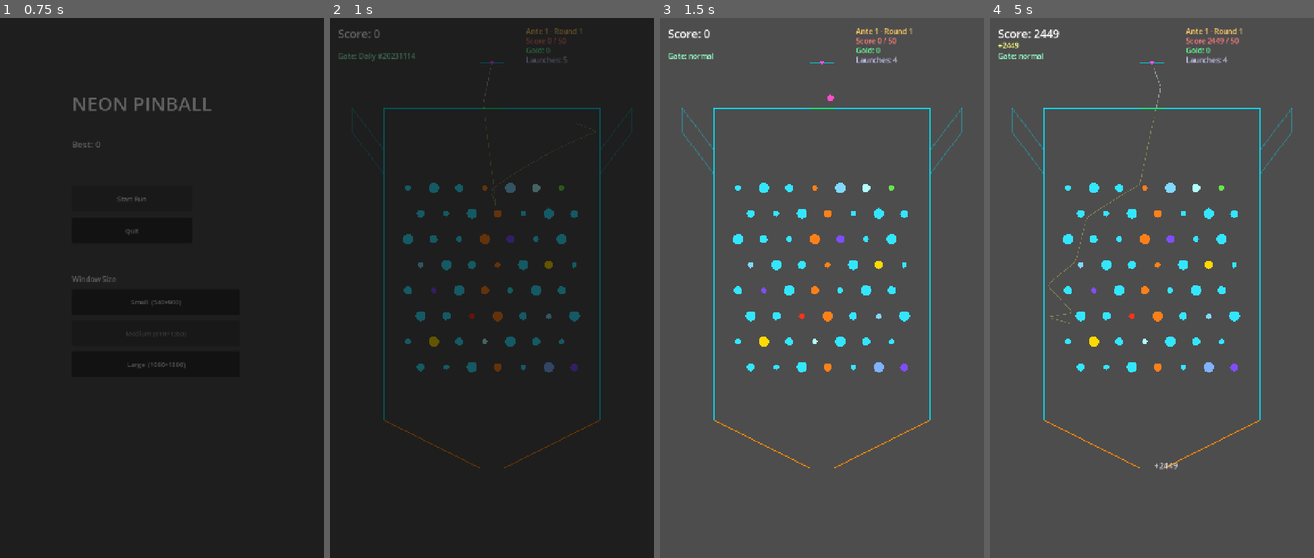
Above: before the commit, frames 1-4 (left to right).
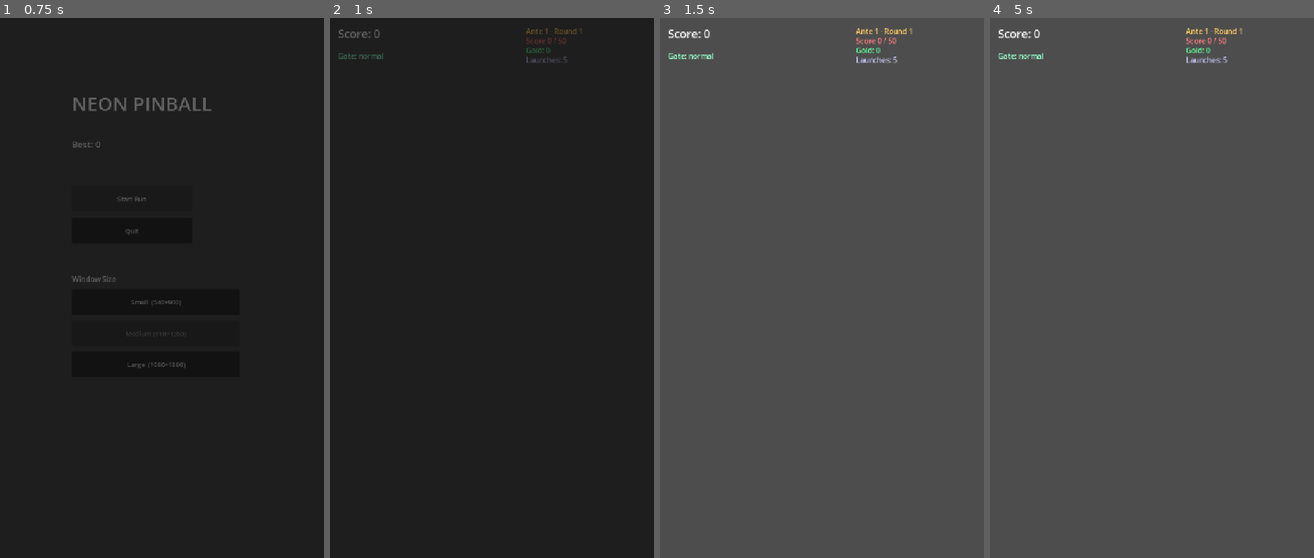
Above: after the commit, the same moments.

Repository: GencyZ/NeonPinball
Game: Godot game, scene res://scenes/main_menu.tscn
The game is run twice, just before and just after one commit, with the same random seed, the same clock (stepped at 60 frames per second) and the same inputs.
Inputs (mouse positions are in pixels of both pictures, inside the frame that each line leads up to):
- Up to frame 1 (0.75 s): click "Start Run" at 0.5 s
- Up to frame 2 (1 s): no input
- Up to frame 3 (1.5 s): tap Enter at 1.25, 1.35 s; move the mouse to (893, 261) at 1.27 s; hold D from 1.28 s (still down); click (893, 261) at 1.42 s
- Up to frame 4 (5 s): tap Space at 1.52, 1.82, 2.85, 4.52, 4.55, 4.82 s; tap Keypad Enter at 1.55, 4.35 s; release D at 2 s; drag from (1087, 315) to (1135, 396) at 2.02 s; move the mouse to (1184, 169) at 2.77 s; hold D 2.78-3.5 s; click (1184, 169) at 2.92 s; tap Enter at 3.05 s; drag from (1135, 396) to (1054, 207) at 3.52 s; move the mouse to (1249, 369) at 4.27 s; hold A from 4.28 s (still down); click (1249, 369) at 4.42 s

Frame 1 is identical in both runs. In frame 2, 2.6% of the frame differs, in the area x 6-94%, y 6-84%; in frame 3, 2.6%; in frame 4, 3.0%, in the area x 2-94%, y 2-84%.
Error after the commit: Parse Error: Cannot infer the type of "t" variable because the value doesn't have a set type. (res://view/board_view.gd:651)

Commit message:
feat: random peg gen per launch + transition animations + hit halo
Per-launch peg generation:
- _generate_pegs() replaces _build_honeycomb(): random count
  (12+ante*2 … 16+ante*3), random positions (rejection sampling,
  min 18px gap), random radius 6-15px, base_score = radius*0.6
- _build_type_pool(depth): special types unlock progressively
  depth 3→mult, 7→chain, 11→bomb/freeze, 15→jackpot/poison,
  19→life/magnet; special_rate scales 0%→55% over the full run

Transition animations (between launches):
- _start_peg_transition(): old pegs → _dying_pegs (shrink 0.4s)
- _on_peg_exit_done(): generate new pegs → enter anims (grow 0.4s)
- _on_peg_enter_done(): clear _is_transitioning
- TTLs updated outside _has_ball block so they run without a ball

Blocked during transition:
- input_controller: no prediction line, Space/click blocked

Hit effects:
- Expanding ring halo (draw_arc) per peg hit, same color as flash
- Hit flash radius 16→7 (smaller)

Co-Authored-By: Claude Sonnet 4.6 <noreply@anthropic.com>

Diff:
--- a/game/view/board_view.gd
+++ b/game/view/board_view.gd
@@ -4,6 +4,10 @@
 const GATE_DIST := 0.0
 const PEG_ANIM_DUR := 0.18      # peg hit pop duration (s)
 const PEG_ANIM_SCALE := 0.5     # extra radius at pop peak (1.0 -> 1.5x)
+const PEG_EXIT_DUR  := 0.4      # peg disappear animation (s)
+const PEG_ENTER_DUR := 0.4      # peg appear animation (s)
+const HALO_DUR      := 0.45     # expanding ring on peg hit (s)
+const HALO_EXPAND   := 38.0     # ring max expand beyond peg radius (px)
 const RunManagerScript := preload("res://run/run_manager.gd")
 const SaveSystemScript := preload("res://run/save_system.gd")
 const JuiceControllerScript := preload("res://juice/juice_controller.gd")
@@ -31,6 +35,11 @@
 
 var _launch_count := 0
 
+var _is_transitioning := false
+var _dying_pegs: Array = []         # [{data, ttl, max_ttl}] — visual shrink
+var _peg_enter_ttls: Dictionary = {} # peg_id → remaining ttl — visual grow
+var _peg_halos: Array = []           # [{pos, r0, r1, ttl, max_ttl, color}]
+
 var _juice
 var _last_settle_pos := Vector2.ZERO
 
@@ -50,7 +59,7 @@
 
 func _ready() -> void:
 	_rect = Rect2(135, 225, 540, 900)
-	_pegs = _build_honeycomb()
+	_pegs = _generate_pegs()
 	_sim = _make_sim(_pegs)
 	_rebuild_wall_segs(false)  # active gate open, others closed
 	_engine = ScoringEngine.new()
@@ -83,41 +92,73 @@
 	$Hud.shop_slot_pressed.connect(buy_shop_slot)
 	$Hud.shop_continue_pressed.connect(leave_shop)
 
-func _build_honeycomb() -> Array:
-	var list := []
+func _generate_pegs() -> Array:
+	var ante: int = RunMan.state[&"ante"]
+	var ria: int  = RunMan.state[&"round_in_ante"]
+	var depth := (ante - 1) * 3 + ria   # 0 (ante1 r1) … 23 (ante8 boss)
+	var rng := DeterministicRng.new(int(RunMan.state[&"master_seed"]) ^ (_launch_count * 2654435761))
+
+	var count := rng.range_int(12 + ante * 2, 16 + ante * 3)
+
+	# Placeable area: inside board, above funnel, with margins
+	var margin := 44.0
+	var area := Rect2(
+		_rect.position.x + margin,
+		_rect.position.y + margin + 80.0,   # extra top gap for channel walls
+		_rect.size.x - margin * 2.0,
+		740.0 - margin)                      # stop above funnel (local y=780)
+
+	var special_rate := minf(float(depth) / 23.0 * 0.55, 0.55)
+	var type_pool := _build_type_pool(depth)
+
+	var list: Array = []
+	var placed_pos: Array = []
+	var placed_rad: Array = []
 	var id := 0
-	var rows := 8; var cols := 7
-	var spacing := 64.0; var margin := 60.0
-	var sizes := [7.0, 10.0, 13.0]
-	var scores := [3.0, 5.0, 8.0]
-	for r in rows:
-		var y := _rect.position.y + margin + 140.0 + r * spacing
-		var x_off := (r % 2) * spacing * 0.5
-		for c in cols:
-			var x := _rect.position.x + margin + x_off + c * spacing
-			if x < _rect.end.x - margin:
-				var tier := (r + c * 2) % 3
-				var peg_type: PegType
-				if   (r * 7  + c) % 7  == 3:  peg_type = GameDB.peg_types[&"mult"]
-				elif (r * 11 + c) % 19 == 7:  peg_type = GameDB.peg_types[&"chain"]
-				elif (r * 13 + c) % 31 == 5:  peg_type = GameDB.peg_types[&"bomb"]
-				elif (r * 9  + c) % 23 == 4:  peg_type = GameDB.peg_types[&"freeze"]
-				elif (r * 17 + c) % 47 == 9:  peg_type = GameDB.peg_types[&"jackpot"]
-				elif (r * 19 + c) % 53 == 11: peg_type = GameDB.peg_types[&"life"]
-				elif (r * 23 + c) % 37 == 6:  peg_type = GameDB.peg_types[&"poison"]
-				elif (r * 29 + c) % 41 == 3:  peg_type = GameDB.peg_types[&"magnet"]
-				else:                          peg_type = GameDB.peg_types[&"normal"]
-				list.append({&"id": id, &"pos": Vector2(x, y),
-							&"radius": sizes[tier], &"base_score": scores[tier],
-							&"type": peg_type, &"frozen": false, &"poisoned": false})
-				id += 1
-	# Portal: 固定将第 5、45 号钉配对
-	if list.size() > 45:
-		list[5][&"type"]         = GameDB.peg_types[&"portal"]
-		list[5][&"portal_pair"]  = 45
-		list[45][&"type"]        = GameDB.peg_types[&"portal"]
-		list[45][&"portal_pair"] = 5
+	var attempts := 0
+
+	while list.size() < count and attempts < count * 30:
+		attempts += 1
+		var r := rng.range_float(6.0, 15.0)
+		var pos := Vector2(
+			rng.range_float(area.position.x + r, area.end.x - r),
+			rng.range_float(area.position.y + r, area.end.y - r))
+
+		var too_close := false
+		for j in placed_pos.size():
+			if pos.distance_to(placed_pos[j]) < r + placed_rad[j] + 18.0:
+				too_close = true; break
+		if too_close:
+			continue
+
+		var peg_type: PegType
+		if type_pool.size() > 0 and rng.next_float() < special_rate:
+			peg_type = type_pool[rng.range_int(0, type_pool.size())]
+		else:
+			peg_type = GameDB.peg_types[&"normal"]
+
+		list.append({&"id": id, &"pos": pos, &"radius": r,
+					 &"base_score": r * 0.6, &"type": peg_type,
+					 &"frozen": false, &"poisoned": false})
+		placed_pos.append(pos)
+		placed_rad.append(r)
+		id += 1
 	return list
+
+func _build_type_pool(depth: int) -> Array:
+	var pool: Array = []
+	if depth >= 3:  pool.append(GameDB.peg_types[&"mult"])
+	if depth >= 7:  pool.append(GameDB.peg_types[&"chain"])
+	if depth >= 11:
+		pool.append(GameDB.peg_types[&"bomb"])
+		pool.append(GameDB.peg_types[&"freeze"])
+	if depth >= 15:
+		pool.append(GameDB.peg_types[&"jackpot"])
+		pool.append(GameDB.peg_types[&"poison"])
+	if depth >= 19:
+		pool.append(GameDB.peg_types[&"life"])
+		pool.append(GameDB.peg_types[&"magnet"])
+	return pool
 
 func _make_sim(pegs: Array) -> BallSimulation:
 	return BallSimulation.new(_rect, pegs, {
@@ -374,6 +415,9 @@
 								_score_peg(hit_peg)
 								_trigger_magnet(hit_peg)
 						var flash_color: Color = hit_type.glow if hit_type != null else Color.from_hsv(randf(), 0.85, 1.0)
+						_peg_halos.append({&"pos": hit_peg[&"pos"],
+							&"r0": hit_peg[&"radius"], &"r1": hit_peg[&"radius"] + HALO_EXPAND,
+							&"ttl": HALO_DUR, &"max_ttl": HALO_DUR, &"color": flash_color})
 						_juice.on_peg_hit(e[&"pos"], flash_color, _score_ctx.pegs_hit >= 5)
 					else:
 						_score_ctx.pegs_hit += 1
@@ -406,6 +450,17 @@
 			_peg_anims[pid] -= delta
 			if _peg_anims[pid] <= 0.0:
 				_peg_anims.erase(pid)
+	# Transition + halo animations run regardless of ball state
+	for i in range(_dying_pegs.size() - 1, -1, -1):
+		_dying_pegs[i][&"ttl"] -= delta
+	for pid in _peg_enter_ttls.keys():
+		_peg_enter_ttls[pid] -= delta
+		if _peg_enter_ttls[pid] <= 0.0:
+			_peg_enter_ttls.erase(pid)
+	for i in range(_peg_halos.size() - 1, -1, -1):
+		_peg_halos[i][&"ttl"] -= delta
+		if _peg_halos[i][&"ttl"] <= 0.0:
+			_peg_halos.remove_at(i)
 	_juice.update(delta)
 	$Camera2D.offset = _juice.camera_offset()
 	Engine.time_scale = _juice.time_scale()
@@ -417,18 +472,41 @@
 	_juice.on_settle(_last_settle_pos, score, RunMan.launches_exhausted())
 	$Hud.add_score(score)
 	RunMan.add_launch_score(score)
-	# Clean up ball state first, before any phase transition
 	_has_ball = false; _acc = 0.0
 	_active_balls.clear()
 	_prev_positions.clear(); _curr_positions.clear()
-	# Reopen the active gate so it shows green and is passable for the next launch
 	_gate_applied = false
 	_rebuild_wall_segs(false)
 	_sync_hud()
-	# Auto-advance when launches exhausted
 	if RunMan.launches_exhausted():
-		RunMan.advance()   # ROUND/BOSS_ROUND → ANTE_CLEAR or RUN_LOSE
+		RunMan.advance()
 		_handle_phase_transition()
+	else:
+		_start_peg_transition()
+
+func _start_peg_transition() -> void:
+	_is_transitioning = true
+	_dying_pegs.clear()
+	for peg in _pegs:
+		_dying_pegs.append({&"data": peg.duplicate(), &"ttl": PEG_EXIT_DUR, &"max_ttl": PEG_EXIT_DUR})
+	_pegs.clear()
+	_sim = _make_sim(_pegs)
+	_rebuild_wall_segs(false)
+	get_tree().create_timer(PEG_EXIT_DUR).timeout.connect(_on_peg_exit_done)
+
+func _on_peg_exit_done() -> void:
+	_dying_pegs.clear()
+	_pegs = _generate_pegs()
+	_sim = _make_sim(_pegs)
+	_rebuild_wall_segs(false)
+	_peg_enter_ttls.clear()
+	for peg in _pegs:
+		_peg_enter_ttls[peg[&"id"]] = PEG_ENTER_DUR
+	get_tree().create_timer(PEG_ENTER_DUR).timeout.connect(_on_peg_enter_done)
+
+func _on_peg_enter_done() -> void:
+	_peg_enter_ttls.clear()
+	_is_transitioning = false
 
 func _handle_phase_transition() -> void:
 	var phase: int = RunMan.state[&"phase"]
@@ -494,7 +572,7 @@
 	$Hud.hide_shop()
 	RunMan.advance()   # SHOP → ROUND (calls _start_round inside)
 	# Rebuild board for the new round
-	_pegs = _build_honeycomb()
+	_pegs = _generate_pegs()
 	_sim = _make_sim(_pegs)
 	_rebuild_wall_segs(_gate_applied)
 	_apply_boss_mod()
@@ -539,21 +617,43 @@
 	draw_circle(EntryResolver.LAUNCHER_POS[_entry_edge], 4.0, Color(1.0, 0.3, 1.0, 0.9))
 
 func _draw() -> void:
+	# Dying pegs: shrink + fade out
+	for dp in _dying_pegs:
+		var frac := maxf(dp[&"ttl"] / dp[&"max_ttl"], 0.0)
+		var r: float = dp[&"data"][&"radius"] * frac
+		if r < 0.3:
+			continue
+		var pt: PegType = dp[&"data"].get(&"type")
+		var col := pt.glow if pt != null else Color(0.2, 0.9, 1.0)
+		draw_circle(dp[&"data"][&"pos"], r, Color(col.r, col.g, col.b, frac))
+
+	# Active pegs: enter-grow + hit-pop
 	for peg in _pegs:
 		var pt: PegType = peg.get(&"type")
 		var col := Color(0.2, 0.9, 1.0)
-		if pt != null:
-			col = pt.glow
-		if peg.get(&"frozen", false):
-			col = col.lerp(Color(0.6, 0.9, 1.0), 0.6)
-		if peg.get(&"poisoned", false):
-			col = col.lerp(Color(0.3, 0.8, 0.2), 0.5)
+		if pt != null: col = pt.glow
+		if peg.get(&"frozen", false):   col = col.lerp(Color(0.6, 0.9, 1.0), 0.6)
+		if peg.get(&"poisoned", false): col = col.lerp(Color(0.3, 0.8, 0.2), 0.5)
 		var radius: float = peg[&"radius"]
+		var enter_ttl: float = _peg_enter_ttls.get(peg[&"id"], 0.0)
+		if enter_ttl > 0.0:
+			radius *= 1.0 - enter_ttl / PEG_ENTER_DUR   # 0 → full
 		var anim_ttl: float = _peg_anims.get(peg[&"id"], 0.0)
 		if anim_ttl > 0.0:
 			var prog := 1.0 - anim_ttl / PEG_ANIM_DUR
 			radius *= 1.0 + PEG_ANIM_SCALE * sin(prog * PI)
+		if radius < 0.3:
+			continue
 		draw_circle(peg[&"pos"], radius, col)
+
+	# Halos: expanding ring on peg hit
+	for h in _peg_halos:
+		var t := 1.0 - h[&"ttl"] / h[&"max_ttl"]
+		var hr := lerpf(h[&"r0"], h[&"r1"], t)
+		var alpha := (h[&"ttl"] / h[&"max_ttl"]) * 0.8
+		var c: Color = h[&"color"]
+		draw_arc(h[&"pos"], hr, 0.0, TAU, 32, Color(c.r, c.g, c.b, alpha), 2.5)
+
 	_draw_walls()
 	for i in range(1, prediction_pts.size()):
 		draw_line(prediction_pts[i - 1], prediction_pts[i], Color(1, 1, 1, 0.4), 2.0)
@@ -569,7 +669,7 @@
 	for f in _flashes:
 		var a: float = f[&"ttl"] / f[&"max_ttl"]
 		var base_col: Color = f.get(&"color", Color(1.0, 1.0, 0.6))
-		draw_circle(f[&"pos"], 16.0, Color(base_col.r, base_col.g, base_col.b, a * 0.8))
+		draw_circle(f[&"pos"], 7.0, Color(base_col.r, base_col.g, base_col.b, a * 0.8))
 	for p in _juice.particles.particles:
 		var pa: float = p[&"ttl"] / p[&"max_ttl"]
 		var pc: Color = p[&"color"]
--- a/game/view/input_controller.gd
+++ b/game/view/input_controller.gd
@@ -15,7 +15,7 @@
 	_board = get_node(board_path)
 
 func _process(delta: float) -> void:
-	if _board._has_ball:
+	if _board._has_ball or _board._is_transitioning:
 		_board.prediction_pts.clear()
 		_board.prediction_fans.clear()
 		return
@@ -88,7 +88,8 @@
 			KEY_TAB:
 				_edge = (_edge + 1) % 3
 			KEY_SPACE:
-				if cur_phase == RunManager.Phase.ROUND or cur_phase == RunManager.Phase.BOSS_ROUND:
+				if (cur_phase == RunManager.Phase.ROUND or cur_phase == RunManager.Phase.BOSS_ROUND) \
+						and not _board._is_transitioning:
 					var r2: Rect2 = _board.rect
 					_board.launch(EntryResolver.make_ball(_edge, EntryResolver.LAUNCHER_T[_edge], _aim, SPEED, BALL_RADIUS, r2))
 			KEY_1: _board.set_active_gate(&"normal")
@@ -96,7 +97,7 @@
 			KEY_3: _board.set_active_gate(&"scatter_angle")
 			KEY_4: _board.set_active_gate(&"scatter_split")
 	if event is InputEventMouseButton and event.pressed:
-		if event.button_index == MOUSE_BUTTON_LEFT:
+		if event.button_index == MOUSE_BUTTON_LEFT and not _board._is_transitioning:
 			var r: Rect2 = _board.rect
 			_board.launch(EntryResolver.make_ball(_edge, EntryResolver.LAUNCHER_T[_edge], _aim, SPEED, BALL_RADIUS, r))
 
